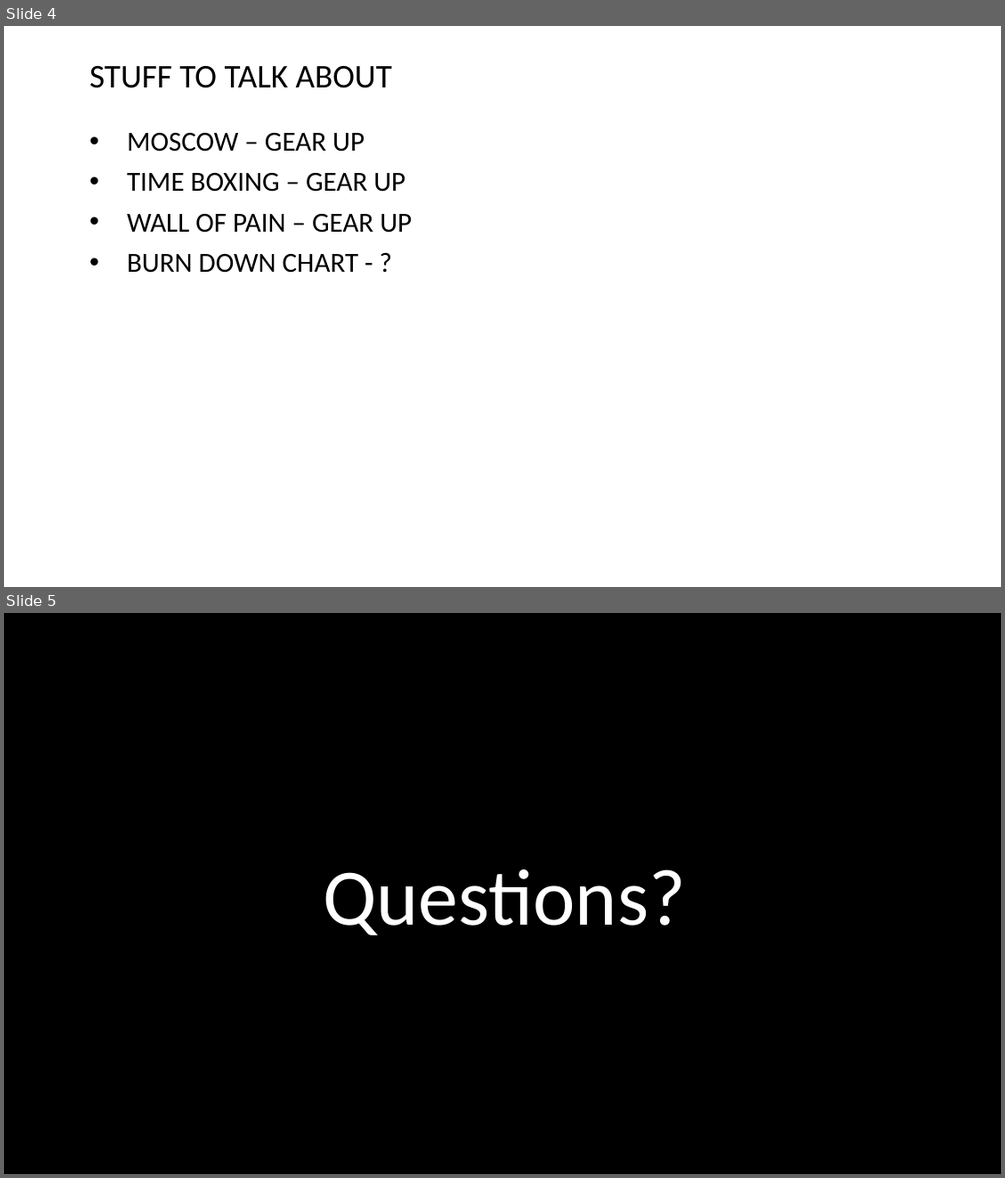
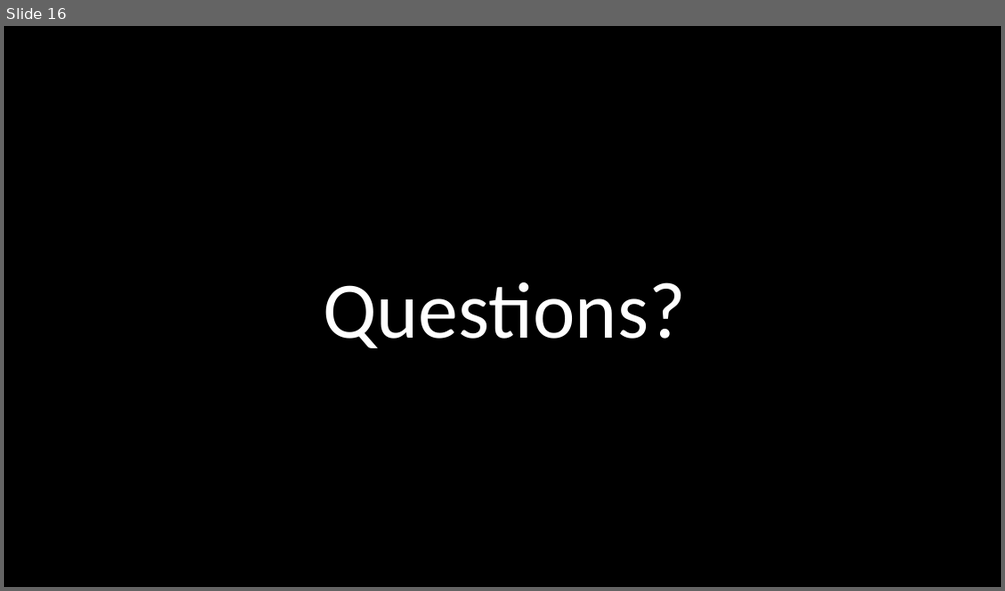
Before and after one commit to Falmouth-Games-Academy/ba-course-materials, a slide deck: GAM240/03/19-20-GAM240-Lecture-Planning.pptx. Shown one above the other, each under a label of ours: slides 4 and 5 before the commit, slide 16 after it. The pictures are 1005x1178 and 1005x591 pixels, drawn with LibreOffice and Linux fonts; fonts in the diff are those of the drawing; background and template pictures are left out. Boxes give left, top, right and bottom in pixels: in the first picture for what was removed or moved away, otherwise in the second. Text is boxed around its words. In the diff, an @@ line names an element or a change of style, - is before the commit and + after.

Commit message:
Lecture in progress, added burndown chart example

```diff
--- a/GAM240/03/19-20-GAM240-Lecture-Planning.pptx
+++ b/GAM240/03/19-20-GAM240-Lecture-Planning.pptx
@@ slide 4 removed at (x1=4, y1=26, x2=1001, y2=587), background #FFFFFF @@
@@ text removed at (x1=89, y1=66, x2=392, y2=88) @@
-STUFF TO TALK ABOUT
@@ text removed at (x1=127, y1=133, x2=412, y2=273) @@
-• MOSCOW – GEAR UP
-• TIME BOXING – GEAR UP
-• WALL OF PAIN – GEAR UP
-• BURN DOWN CHART - ?
@@ what was slide 5 is now slide 16 @@
```
Also in this commit, not shown: 1 slide changed, 13 slides added, 1 other slide removed, 1 other file.
